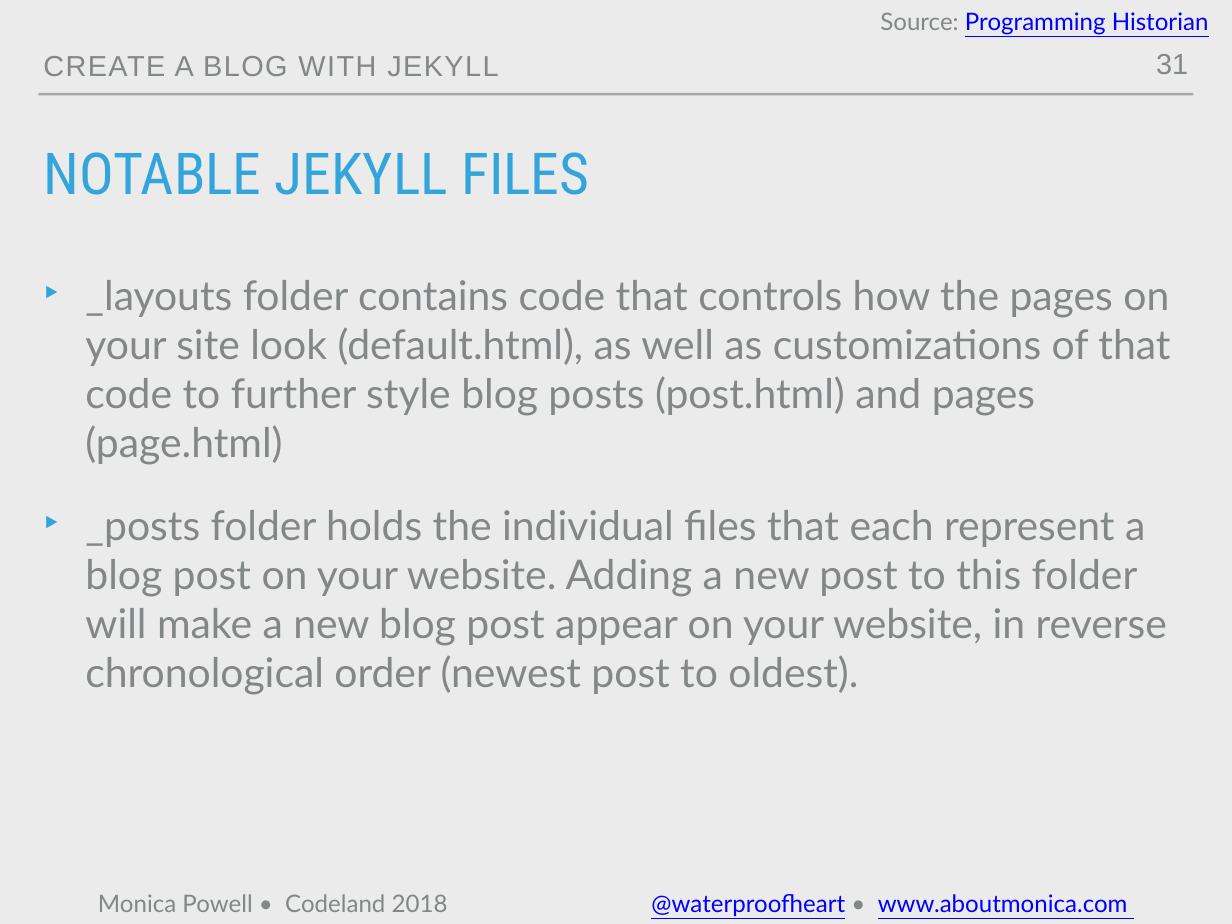
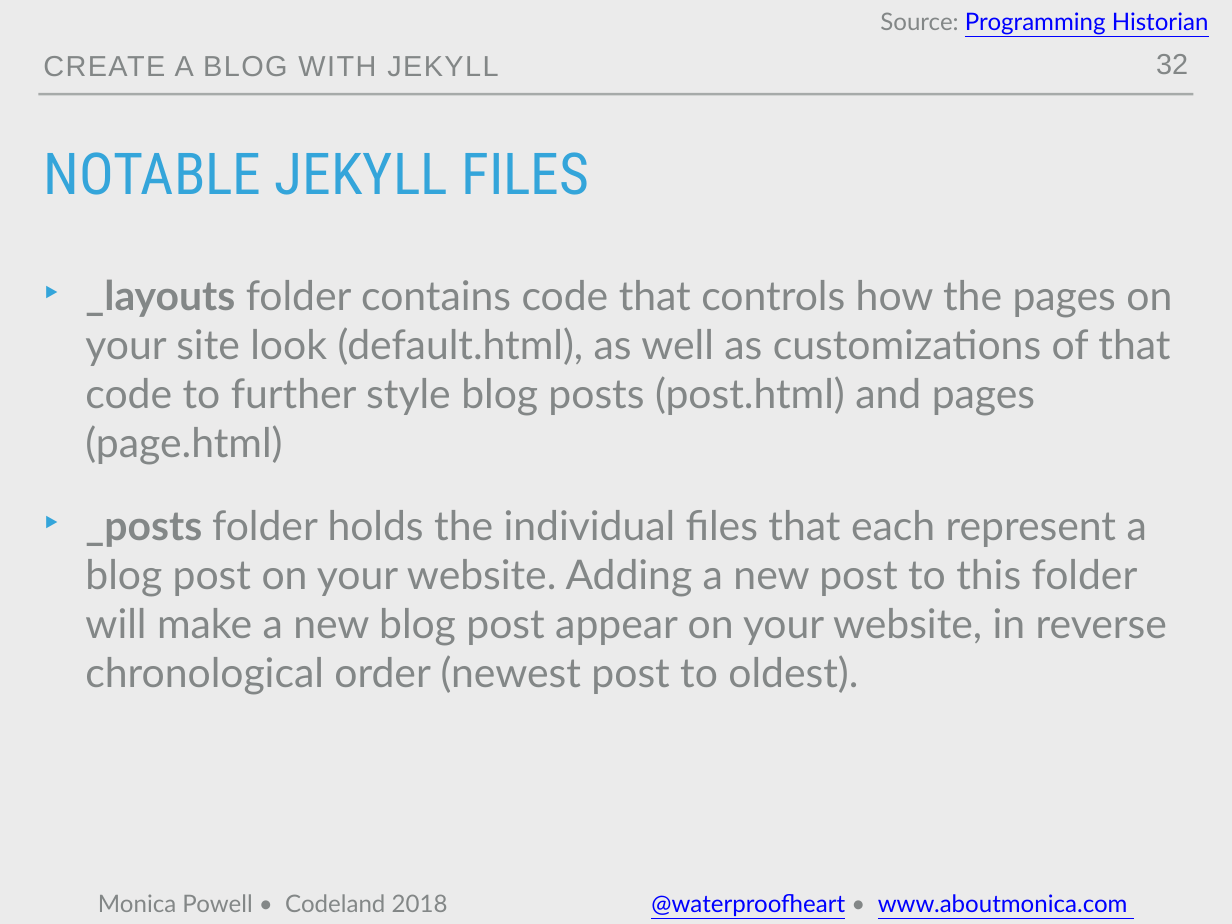
Before and after one commit to M0nica/codeland-workshop, a slide deck: slide 32 of codeland2018.pptx (slide 31 before the commit). Drawn at 1232x924 pixels with LibreOffice and Linux fonts; fonts in the diff are those of the drawing; background and template pictures are left out. Boxes give left, top, right and bottom in pixels: in the first picture for what was removed or moved away, otherwise in the second. Text is boxed around its words. In the diff, an @@ line names an element or a change of style, - is before the commit and + after.

Commit message:
updated formatting of the slides

```diff
--- a/codeland2018.pptx
+++ b/codeland2018.pptx
@@ page number at (x1=1156, y1=54, x2=1188, y2=74): text changed @@
-31
+32
@@ text "_layouts folder contains code that ..." at (x1=85, y1=279, x2=1172, y2=695): bold on in "_layouts", "_posts" @@
```
Also in this commit, not shown: 20 other slides changed, 2 slides added, 3 other files.
